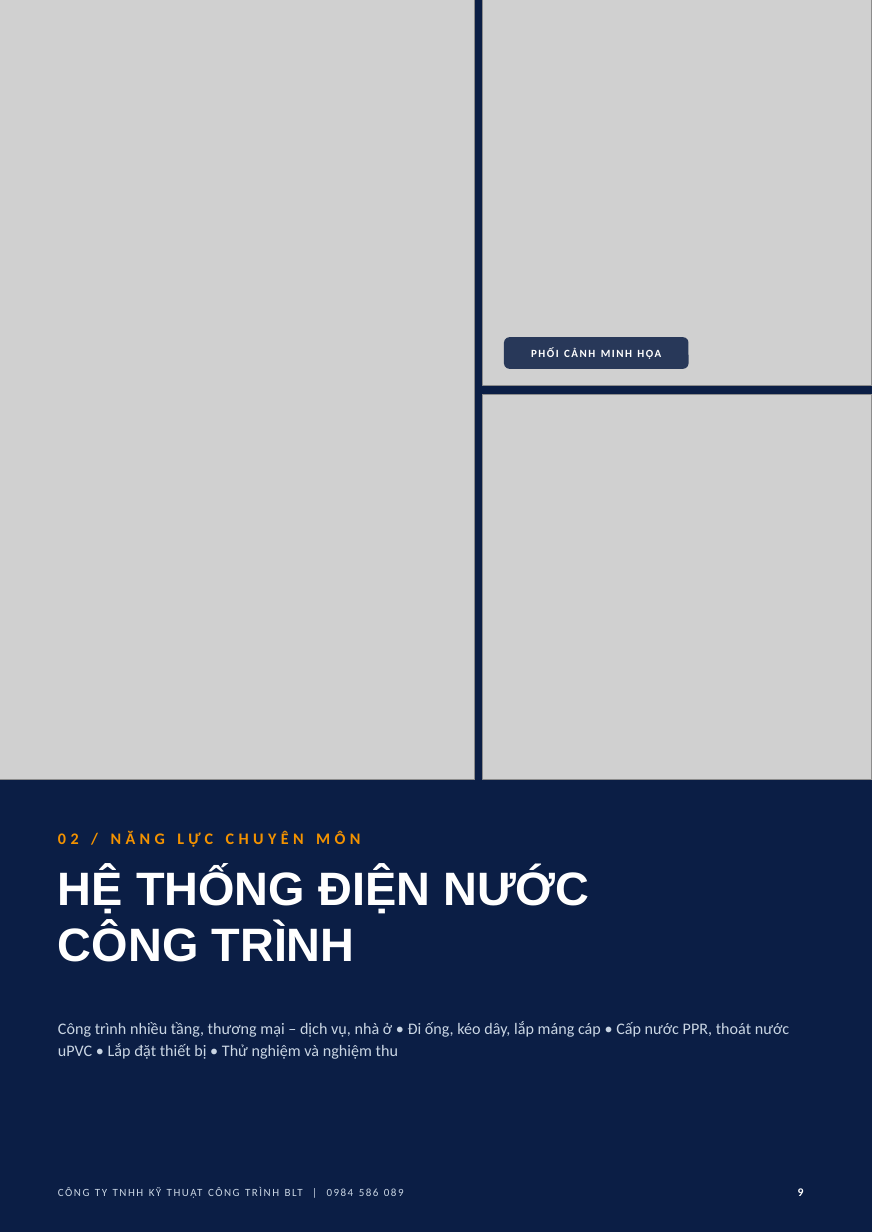
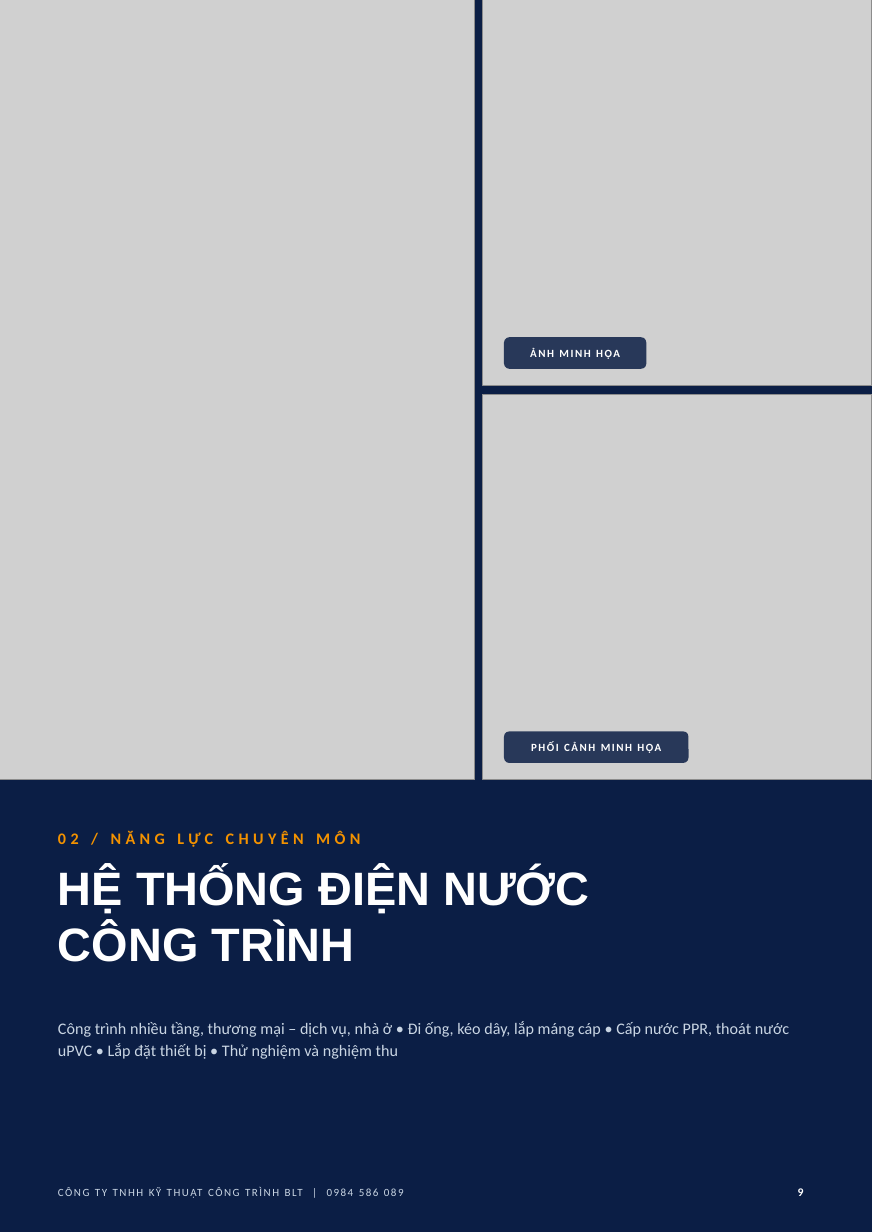
Before and after one commit to haquyenkl2-sys/C-NG-TY-CP-TH-NG-M-I-T-NG-H-P-MINH-PH-T, a slide deck: slide 9 of ho-so-nang-luc-BLT/HO_SO_NANG_LUC_BLT.pptx. Drawn at 872x1232 pixels with LibreOffice and Linux fonts; fonts in the diff are those of the drawing; grey boxes stand for pictures. Boxes give left, top, right and bottom in pixels: in the first picture for what was removed or moved away, otherwise in the second. Text is boxed around its words. In the diff, an @@ line names an element or a change of style, - is before the commit and + after.

```diff
--- a/ho-so-nang-luc-BLT/HO_SO_NANG_LUC_BLT.pptx
+++ b/ho-so-nang-luc-BLT/HO_SO_NANG_LUC_BLT.pptx
@@ rounded rectangle: place and size @@
-rounded rectangle at [504, 337, 689, 369]
+rounded rectangle at [504, 337, 646, 369]
@@ text added at [530, 348, 620, 359], 7.5 pt, text #FFFFFF, bold @@
+ẢNH MINH HỌA
@@ text "PHỐI CẢNH MINH HỌA": place and size @@
-text "PHỐI CẢNH MINH HỌA" at [531, 348, 661, 359]
+text "PHỐI CẢNH MINH HỌA" at [531, 742, 661, 753]
@@ rounded rectangle added at [504, 732, 689, 763], fill #0B1E45 at 85% opacity @@
```
Also in this commit, not shown: 2 other files.
